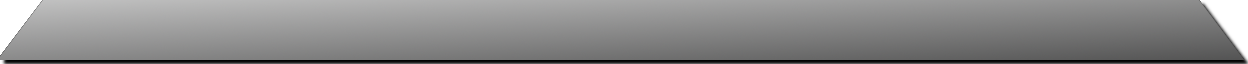
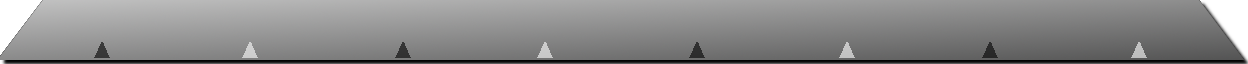
Two versions of the same layered image (1248px x 64px). Layer-by-layer changes:
added layer "图层 #8" (60%) above "图层 #7" over [1131, 42, 1147, 58]
added layer "图层 #7" (60%) above "图层 #6" over [982, 42, 998, 58]
added layer "图层 #6" (60%) above "图层 #5" over [839, 42, 855, 58]
added layer "图层 #5" (60%) above "图层 #4" over [689, 42, 705, 58]
added layer "图层 #4" (60%) above "图层 #3" over [537, 42, 553, 58]
added layer "图层 #3" (60%) above "图层 #2" over [395, 42, 411, 58]
added layer "图层 #2" (60%) above "图层 #1" over [242, 42, 258, 58]
added layer "图层 #1" (60%) above "图层" over [94, 42, 110, 58]
